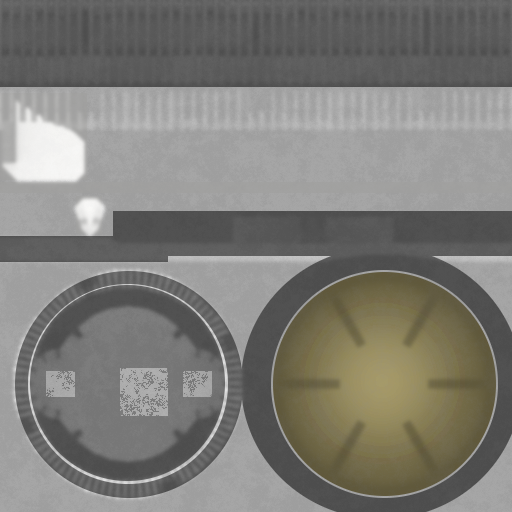
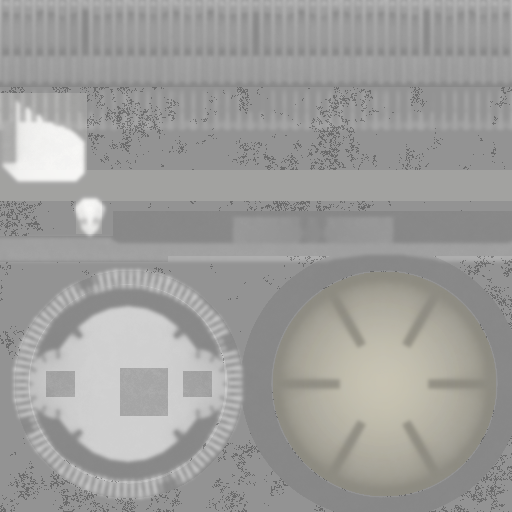
Before/after of a (512, 512) layered artwork. What changed in the layer stack:
"bits.png": opacity 100% → 35%, painted on it over [0, 0, 512, 512]
